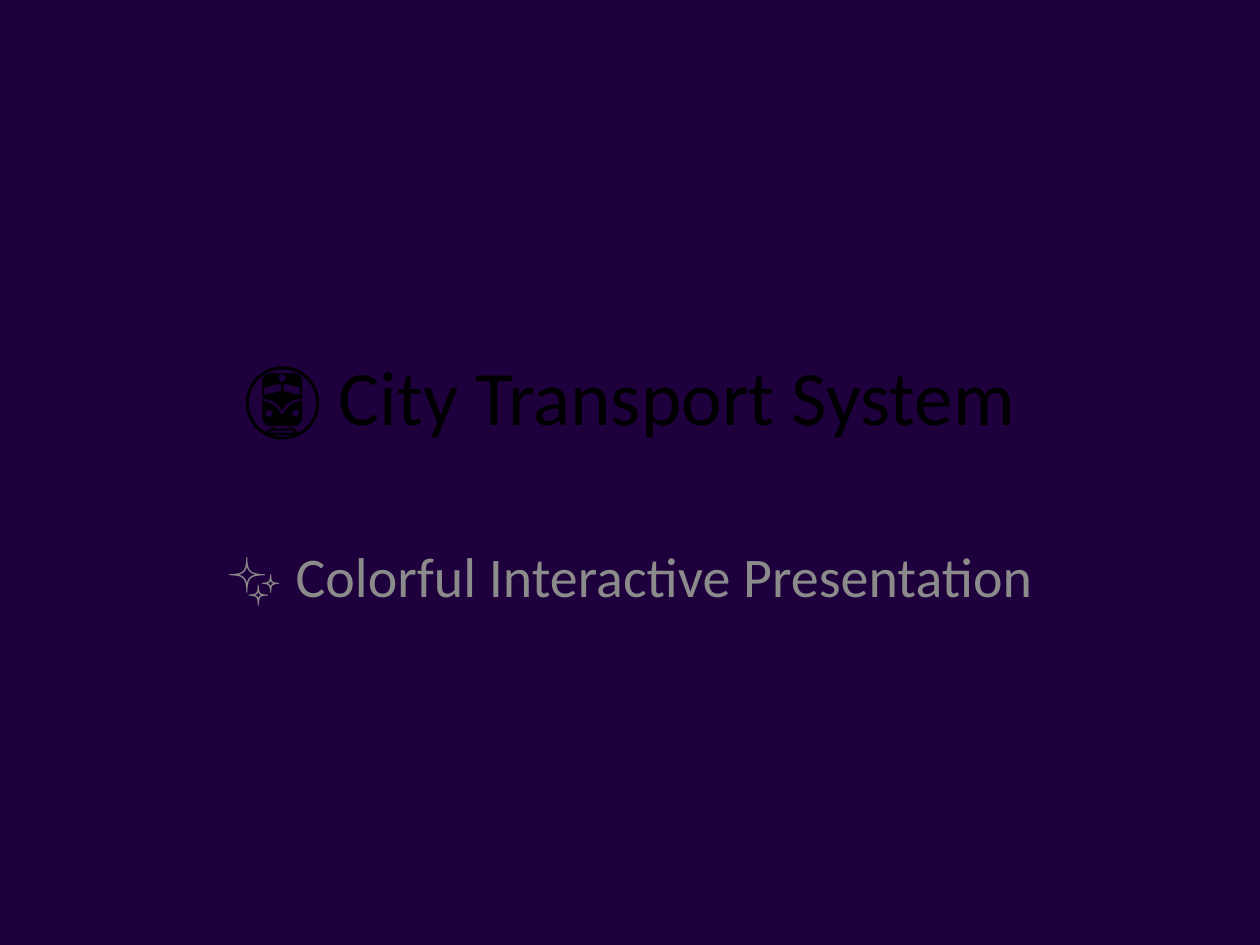
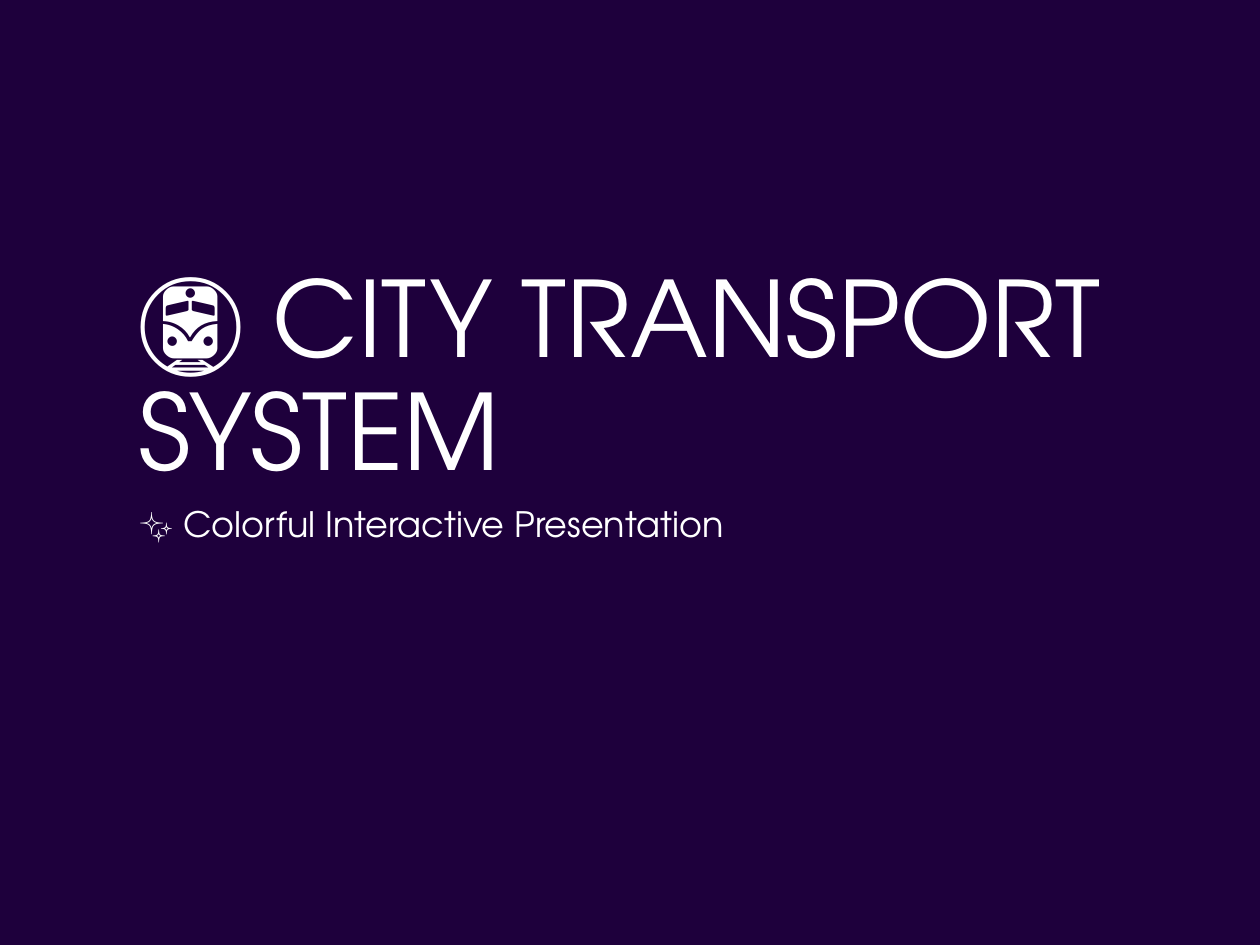
Before and after one commit to hemal-vasili/City-Transport-Manageent, a slide deck: slide 1 of ppt/ppt.pptx. Drawn at 1260x945 pixels with LibreOffice and Linux fonts; fonts in the diff are those of the drawing; background and template pictures are left out. Boxes give left, top, right and bottom in pixels: in the first picture for what was removed or moved away, otherwise in the second. Text is boxed around its words. In the diff, an @@ line names an element or a change of style, - is before the commit and + after.

```diff
--- a/ppt/ppt.pptx
+++ b/ppt/ppt.pptx
@@ title added at box(139, 278, 1100, 518), 60 pt, text #FFFFFF @@
+🚇 CITY TRANSPORT SYSTEM
@@ subtitle "✨ Colorful Interactive Presentation": place and size @@
-subtitle "✨ Colorful Interactive Presentation" at box(296, 558, 1032, 598)
+subtitle "✨ Colorful Interactive Presentation" at box(183, 510, 723, 538)
@@ subtitle "✨ Colorful Interactive Presentation" at box(183, 510, 723, 538): size 32 to 20 pt, font Calibri to TeX Gyre Adventor, text colour #8C8C8C to #FFFFFF; alignment centre to left; line spacing 1 to 0.9; more space between paragraphs @@
```
Also in this commit, not shown: 7 other slides changed.
